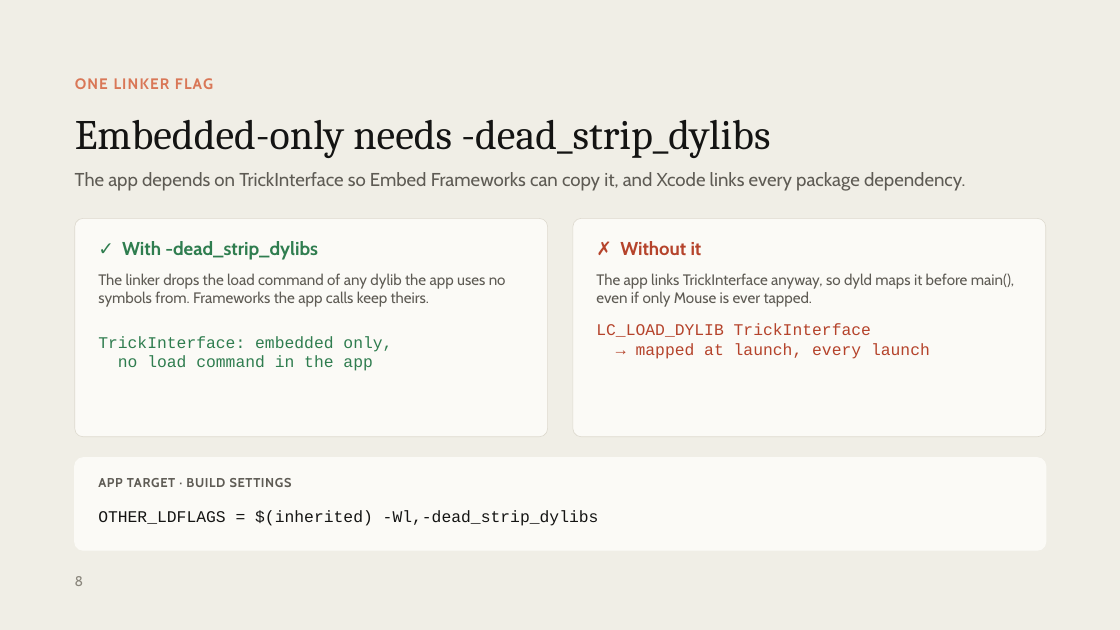
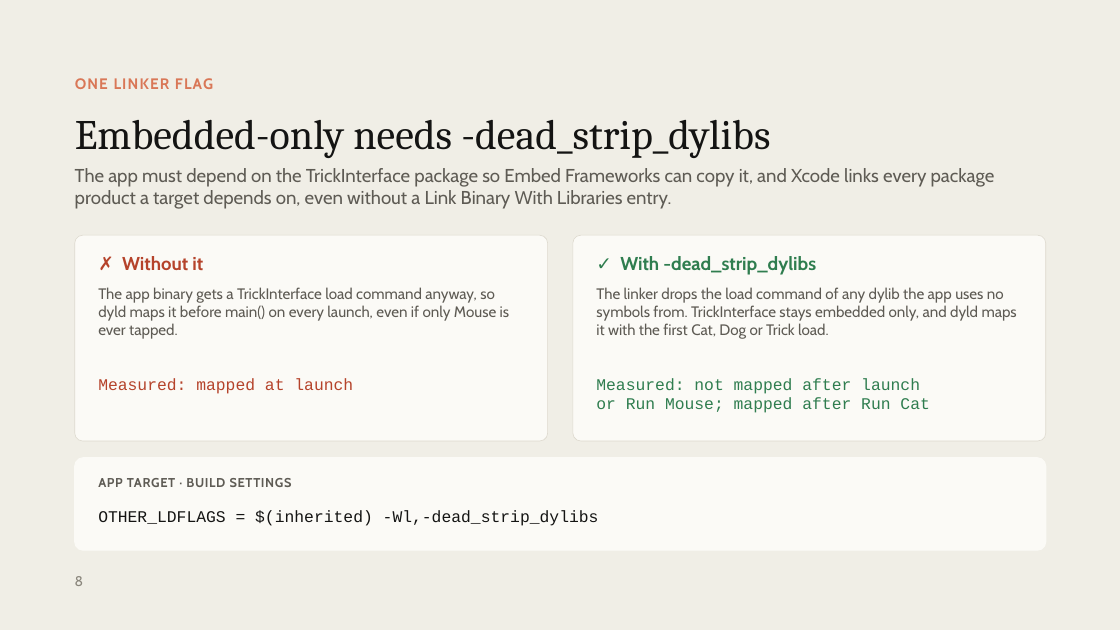
Before and after one commit to winstondu/Dynasty, a slide deck: slide 8 of presentation/Dynasty.pptx. Drawn at 1120x630 pixels with LibreOffice and Linux fonts; fonts in the diff are those of the drawing. Boxes give left, top, right and bottom in pixels: in the first picture for what was removed or moved away, otherwise in the second. Text is boxed around its words. In the diff, an @@ line names an element or a change of style, - is before the commit and + after.

Commit message:
Reword the -dead_strip_dylibs slide with measured results

```diff
--- a/presentation/Dynasty.pptx
+++ b/presentation/Dynasty.pptx
@@ text at (x1=75, y1=168, x2=995, y2=209): text changed @@
-The app depends on TrickInterface so Embed Frameworks can copy it, and Xcode links every package dependency.
+The app must depend on the TrickInterface package so Embed Frameworks can copy it, and Xcode links every package product a target depends on, even without a Link Binary With Libraries entry.
@@ rounded rectangle resized from (x1=75, y1=218, x2=548, y2=437) to (x1=75, y1=235, x2=548, y2=441) @@
@@ rounded rectangle resized from (x1=573, y1=218, x2=1046, y2=437) to (x1=573, y1=235, x2=1046, y2=441) @@
@@ text "✗ Without it" moved from (x1=620, y1=241, x2=702, y2=255) to (x1=122, y1=256, x2=203, y2=270) @@
@@ text "✓ With -dead_strip_dylibs" moved from (x1=122, y1=241, x2=318, y2=260) to (x1=620, y1=256, x2=816, y2=275) @@
@@ text at (x1=98, y1=287, x2=510, y2=339): text changed @@
-The app links TrickInterface anyway, so dyld maps it before main(), even if only Mouse is ever tapped.
+The app binary gets a TrickInterface load command anyway, so dyld maps it before main() on every launch, even if only Mouse is ever tapped.
@@ text at (x1=596, y1=287, x2=1017, y2=339): text changed @@
-The linker drops the load command of any dylib the app uses no symbols from. Frameworks the app calls keep theirs.
+The linker drops the load command of any dylib the app uses no symbols from. TrickInterface stays embedded only, and dyld maps it with the first Cat, Dog or Trick load.
@@ text removed at (x1=98, y1=336, x2=392, y2=371) @@
-TrickInterface: embedded only,
-no load command in the app
@@ text at (x1=98, y1=378, x2=353, y2=394): text changed @@
-LC_LOAD_DYLIB TrickInterface
-→ mapped at launch, every launch
+Measured: mapped at launch
@@ text added at (x1=596, y1=378, x2=929, y2=413), 14 pt, text #2F7D4F @@
+Measured: not mapped after launch
+or Run Mouse; mapped after Run Cat
```
Also in this commit, not shown: 1 other file.
